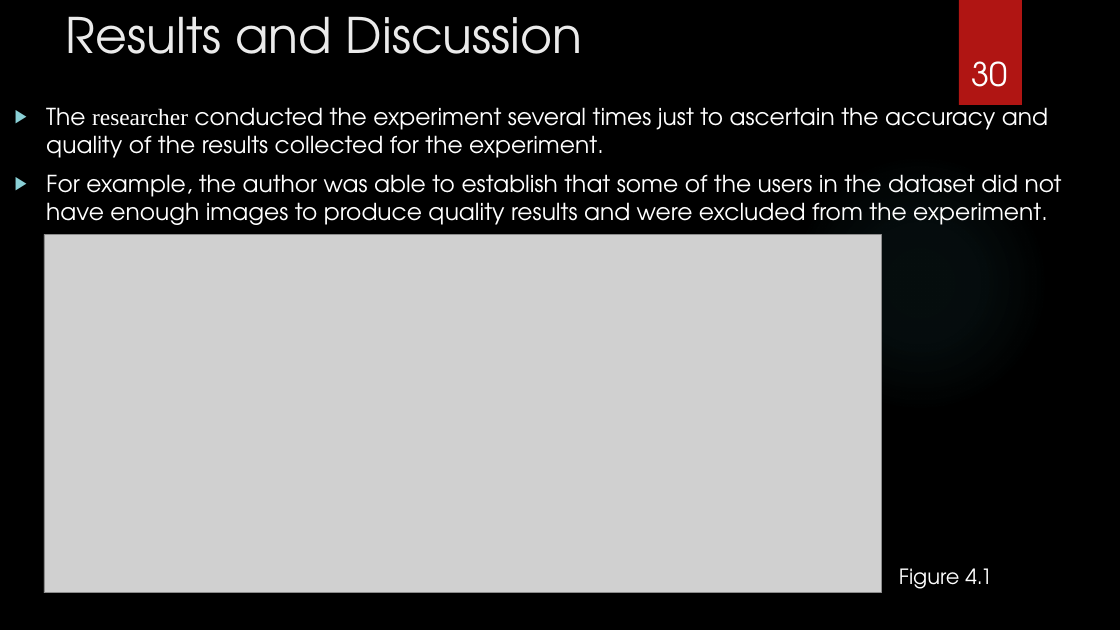
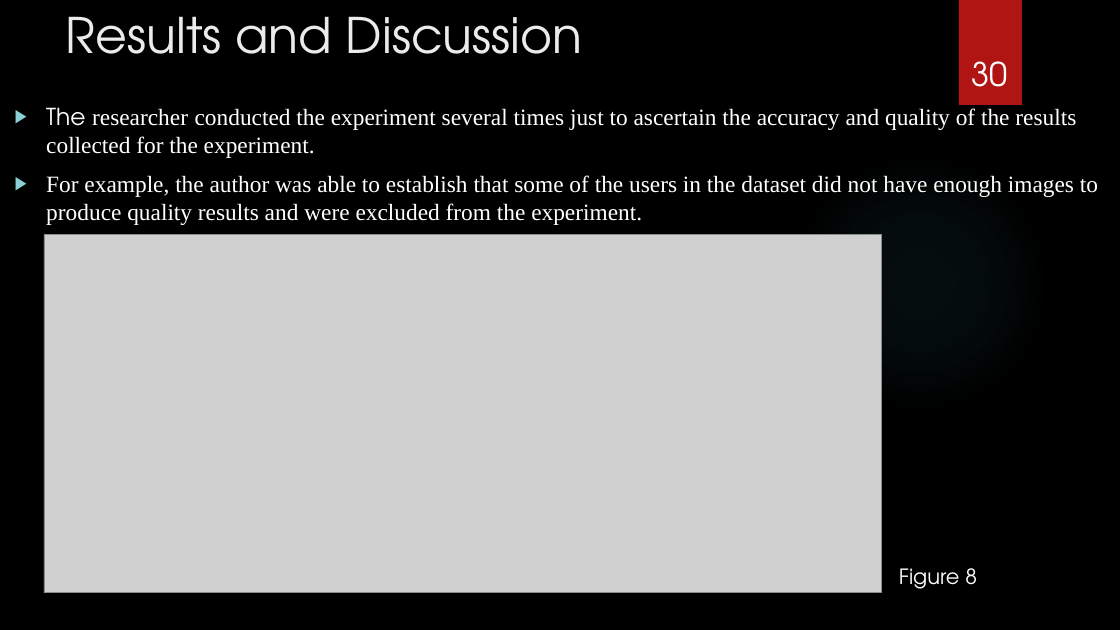
Before and after one commit to cycks/PgdThesis, a slide deck: slide 30 of mydocuments/Examining The Effect of Padding on Facial Recognition.pptx. Drawn at 1120x630 pixels with LibreOffice and Linux fonts; fonts in the diff are those of the drawing; grey boxes stand for pictures; background and template pictures are left out. Boxes give left, top, right and bottom in pixels: in the first picture for what was removed or moved away, otherwise in the second. Text is boxed around its words. In the diff, an @@ line names an element or a change of style, - is before the commit and + after.

Commit message:
Add impact of padding images

```diff
--- a/mydocuments/Examining The Effect of Padding on Facial Recognition.pptx
+++ b/mydocuments/Examining The Effect of Padding on Facial Recognition.pptx
@@ text "The researcher conducted the experiment ..." at [46, 107, 1098, 225]: font TeX Gyre Adventor to Times New Roman @@
@@ text at [899, 568, 977, 589]: text changed @@
-Figure 4.1
+Figure 8
```
Also in this commit, not shown: 14 other slides changed, 1 slide added, 2 slides removed, 4 other files.
